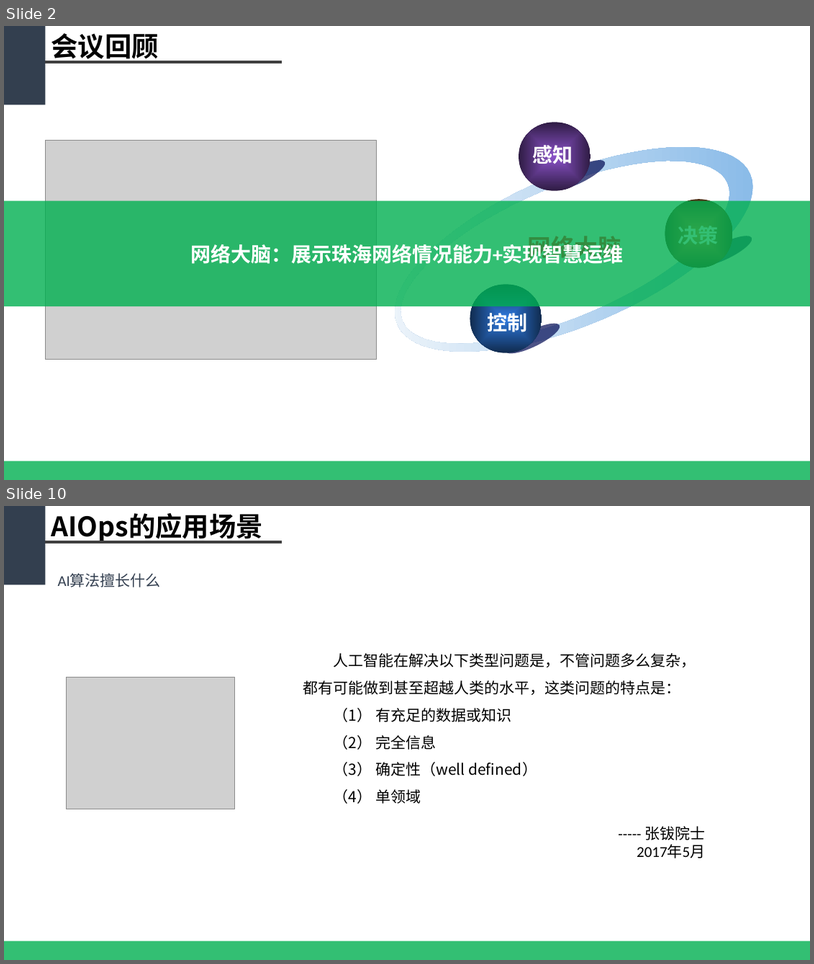
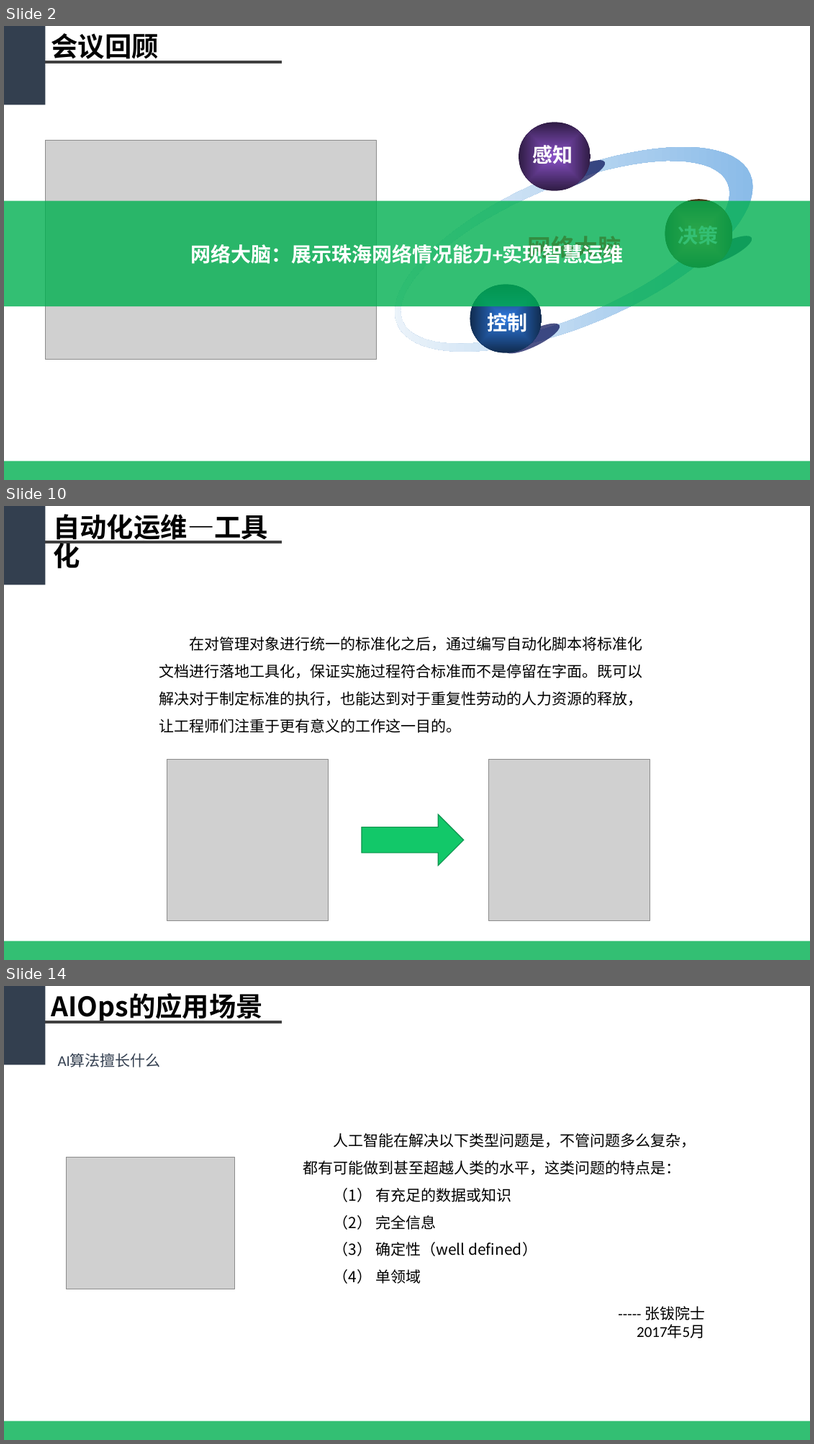
Before and after one commit to WeakX/Ref, a slide deck: 基于大数据的智慧网络运维平台_new.pptx. Shown one above the other, each under a label of ours: slides 2 and 10 before the commit, slides 2, 10 and 14 after it; the slides between them are not shown. The pictures are 814x964 and 814x1444 pixels, drawn with LibreOffice and Linux fonts; fonts in the diff are those of the drawing; grey boxes stand for pictures. Boxes give left, top, right and bottom in pixels: in the first picture for what was removed or moved away, otherwise in the second. Text is boxed around its words. In the diff, an @@ line names an element or a change of style, - is before the commit and + after.

```diff
--- a/基于大数据的智慧网络运维平台_new.pptx
+++ b/基于大数据的智慧网络运维平台_new.pptx
@@ slide 10 added at [4,506,810,960], background #FFFFFF @@
@@ rectangle added at [4,506,45,584], fill #333F50 @@
@@ title added at [53,514,268,569], 32 pt, text #000000, bold @@
+自动化运维—工具化
@@ line added from (45, 542) to (282, 542), #404040 3 pt @@
@@ text added at [159,636,643,733], 18 pt, text #000000 @@
+在对管理对象进行统一的标准化之后，通过编写自动化脚本将标准化文档进行落地工具化，保证实施过程符合标准而不是停留在字面。既可以解决对于制定标准的执行，也能达到对于重复性劳动的人力资源的释放，让工程师们注重于更有意义的工作这一目的。
@@ picture added at [167,759,328,921] @@
@@ picture added at [489,759,650,921] @@
@@ right arrow added at [362,814,464,865], fill #12C869, outline #0D944E 1 pt @@
@@ rectangle added at [4,941,810,960], fill #00B050 at 80% opacity @@
@@ what was slide 10 is now slide 14 @@
```
Also in this commit, not shown: 5 slides changed, 5 other slides added, 2 slides removed.
